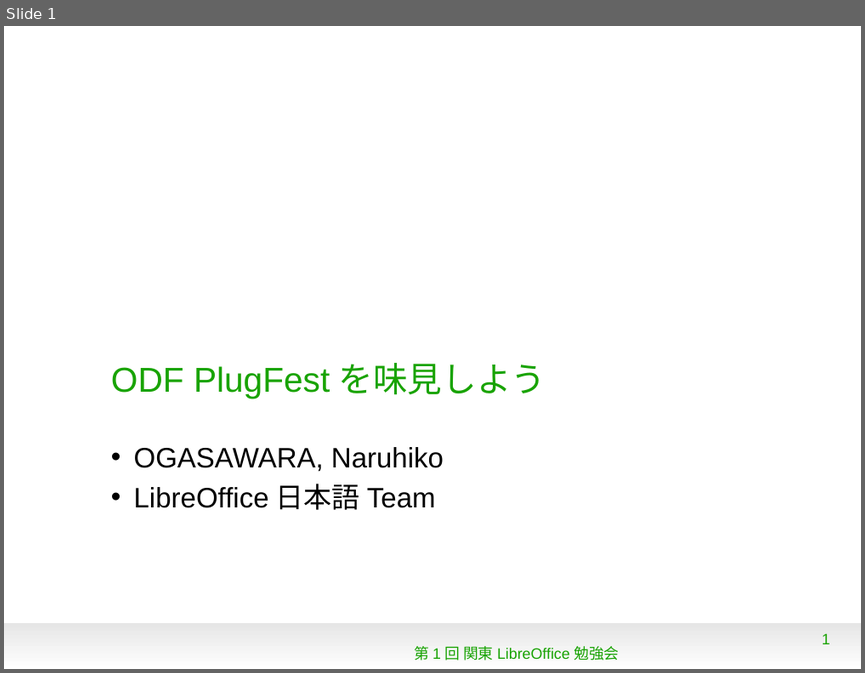
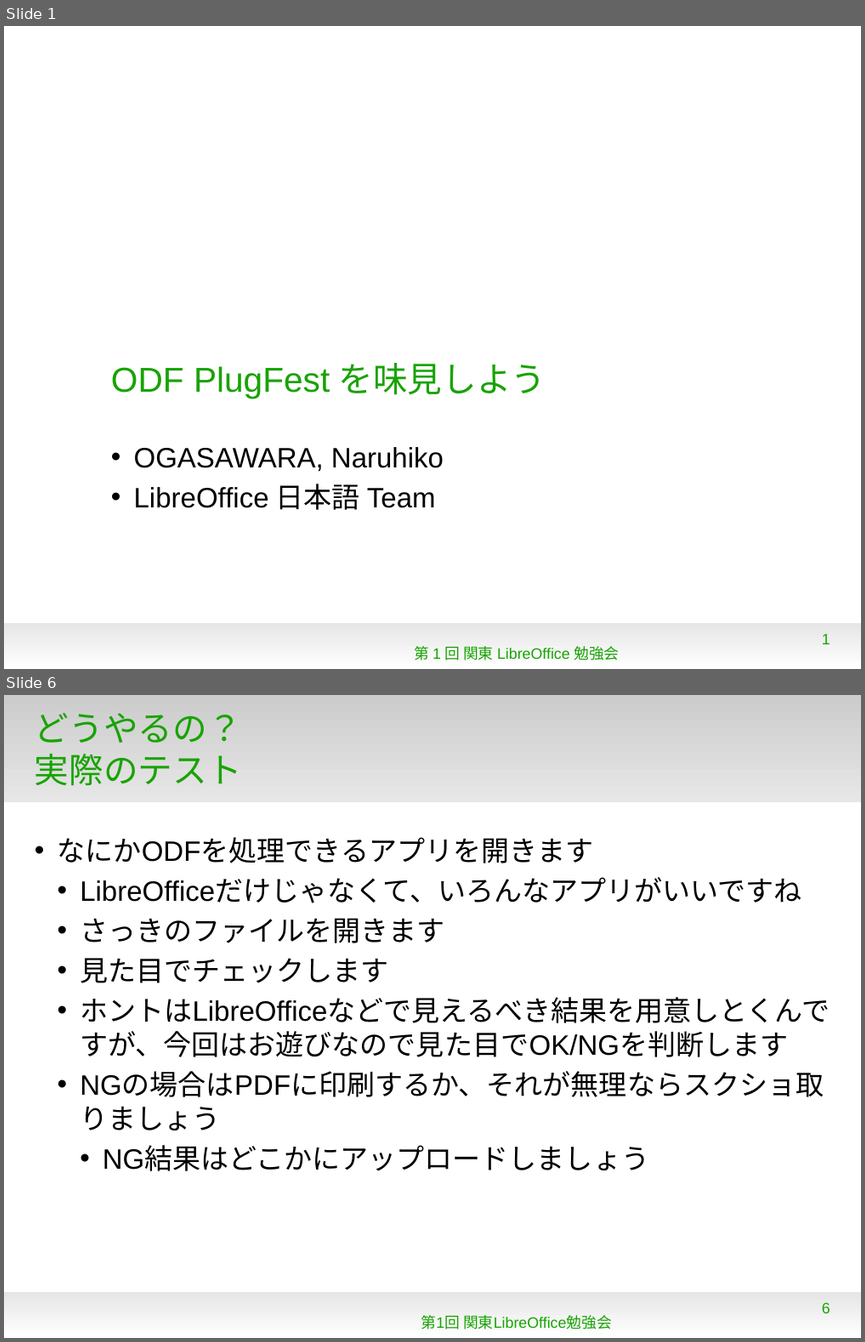
Before and after one commit to naruoga/KantoLibreOffice, a slide deck: Dec2012/ODFPlugFest.odp. Shown one above the other, each under a label of ours: slide 1 before the commit, slides 1 and 6 after it; the slides between them are not shown. The pictures are 865x673 and 865x1342 pixels, drawn with LibreOffice and Linux fonts; fonts in the diff are those of the drawing; background and template pictures are left out. Boxes give left, top, right and bottom in pixels: in the first picture for what was removed or moved away, otherwise in the second. Text is boxed around its words. In the diff, an @@ line names an element or a change of style, - is before the commit and + after.

```diff
--- a/Dec2012/ODFPlugFest.odp
+++ b/Dec2012/ODFPlugFest.odp
@@ slide 6 added at <box>4,695,861,1338</box>, background #FFFFFF; not listed: 1 template element that a slide beside it also shows @@
@@ rectangle added at <box>4,695,861,802</box>, fill gradient #CCCCCC to #E6E6E6 @@
@@ title added at <box>35,713,242,786</box>, 32 pt, text #18A303 @@
+どうやるの？
+実際のテスト
@@ text added at <box>58,837,829,1171</box>, 26 pt, text #000000 @@
+• なにかODFを処理できるアプリを開きます
+  • LibreOfficeだけじゃなくて、いろんなアプリがいいですね
+  • さっきのファイルを開きます
+  • 見た目でチェックします
+  • ホントはLibreOfficeなどで見えるべき結果を用意しとくんですが、今回はお遊びなので見た目でOK/NGを判断します
+  • NGの場合はPDFに印刷するか、それが無理ならスクショ取りましょう
+    • NG結果はどこかにアップロードしましょう
@@ page number added at <box>822,1302,830,1313</box>, 14 pt, text #18A303 @@
+6
@@ text added at <box>421,1315,612,1329</box>, 14 pt, text #18A303 @@
+第1回 関東LibreOffice勉強会
```
Also in this commit, not shown: 4 slides changed, 3 other slides added, 1 slide removed, 1 other file.
